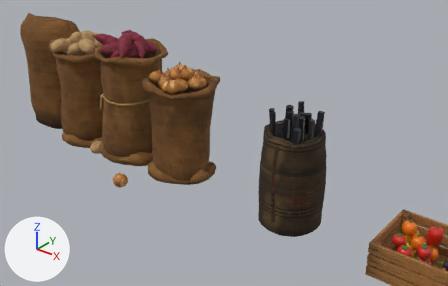
Renders of the glTF model public/models/produce.glb from each side of a commit.
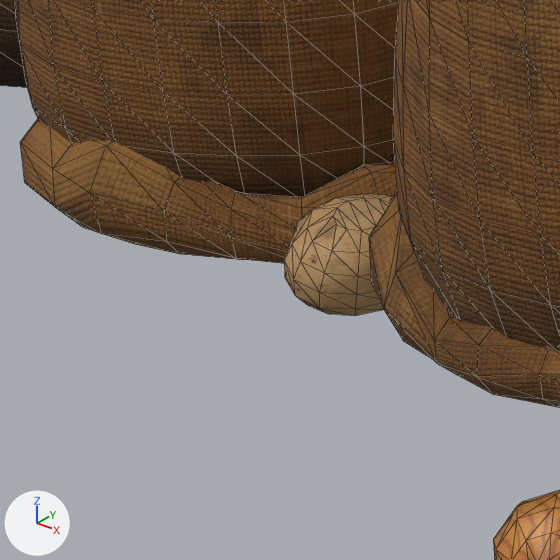
Each version appears first from a camera (50 mm lens) standing at (2.662, -2.381, 1.8) and looking at (0.376, 0.477, 0.028), and next in a close-up on the part from 13% to 27% of the width and 42% to 63% of the height. The lights are fixed; the arrows at lower left show +X, +Y and +Z. The first two pictures are the older version. The close-ups show mesh edges as thin lines. Where no turn or scale is listed for an object, it has been applied to the vertices. Vertices at exactly the same position are counted once.

Script lines for the objects in view, before the commit:
```python
me_producesack0 = bpy.data.meshes.new('ProduceSack0')
me_producesack0.from_pydata(...)  # 528 vertices, 1008 faces; spans x -0.655..-0.205, y -0.161..0.255, z 0.0..0.656
me_producesack0.materials.append(mat_producesackpotato)
me_producesackempty0 = bpy.data.meshes.new('ProduceSackEmpty0')
me_producesackempty0.from_pydata(...)  # 240 vertices, 454 faces; spans x -0.6..-0.202, y -0.171..0.24, z 0.004..0.11
me_producesackempty0.materials.append(mat_producesackempty)
me_producesackempty1 = bpy.data.meshes.new('ProduceSackEmpty1')
me_producesackempty1.from_pydata(...)  # 240 vertices, 454 faces; spans x -0.216..0.222, y -0.151..0.251, z 0.003..0.104
me_producesackempty1.materials.append(mat_producesackempty)
me_tuberpotato11 = bpy.data.meshes.new('Tuberpotato11')
me_tuberpotato11.from_pydata(...)  # 84 vertices, 164 faces; spans x -0.0564..0.0645, y -0.0446..0.0453, z -0.04..0.0381
me_tuberpotato11.materials.append(mat_producetuber)
ob_produceloose0 = bpy.data.objects.new('ProduceLoose0', me_tuberpotato11)
ob_produceloose0.parent = ob_producesacks
ob_produceloose0.location = (-0.207, -0.085, 0.034)
ob_produceloose0.rotation_euler = (0.25, 0.0, 1.45)  # degrees (14, 0, 83)
ob_produceloose0.scale = (0.965, 0.965, 0.965)
ob_producesack0 = bpy.data.objects.new('ProduceSack0', me_producesack0)
ob_producesack0.location = (0.0, 0.0, 0.0)
ob_producesackempty0 = bpy.data.objects.new('ProduceSackEmpty0', me_producesackempty0)
ob_producesackempty0.location = (0.0, 0.0, 0.0)
ob_producesackempty1 = bpy.data.objects.new('ProduceSackEmpty1', me_producesackempty1)
ob_producesackempty1.location = (0.0, 0.0, 0.0)
# also in view: 'ProduceSackSealed' at (-0.787, 0.085, 0.379); 'ProduceLooseOnion' at (0.237, -0.311, 0.043); 'ProduceSack1' at (-0.002, 0.044, 0.359)
```
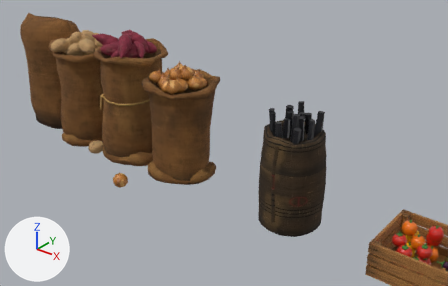
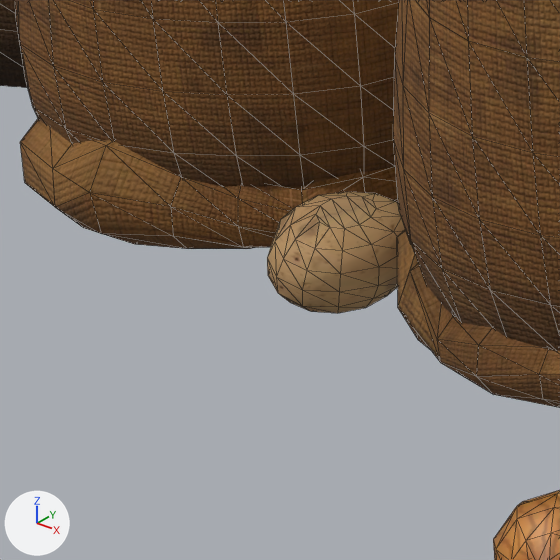
Changed parts and their boxes [x1, y1, x2, y2] in the close-ups (560 x 560 px; the box of a moved part takes in the faces that stretch with it):
'ProduceSackEmpty0', reshaped (10% shorter)
    before: [20, 119, 397, 263]
    after: [20, 119, 398, 249]
'ProduceLoose0', moved
    before: [284, 194, 394, 316]
    after: [267, 192, 405, 313]
'ProduceSackEmpty1', reshaped
    before: [369, 193, 560, 408]
    after: [397, 229, 560, 408]
part 1 of me_producesackempty0, moved or reshaped
    before: [363, 162, 397, 196]
    after: [362, 168, 398, 202]
part 2 of me_producesackempty0, moved or reshaped
    before: [302, 165, 378, 218]
    after: [302, 172, 365, 203]
part 3 of me_producesackempty0, moved or reshaped
    before: [231, 192, 302, 263]
    after: [238, 185, 303, 249]
part 4 of me_producesackempty0, moved or reshaped
    before: [90, 141, 241, 260]
    after: [90, 141, 249, 249]
part 5 of me_producesackempty1, moved or reshaped
    before: [434, 316, 493, 394]
    after: [437, 317, 493, 394]
part 6 of me_producesackempty1, moved or reshaped
    before: [384, 261, 453, 363]
    after: [398, 266, 454, 363]
part 7 of me_producesackempty1, moved or reshaped
    before: [369, 211, 418, 309]
    after: [397, 230, 419, 306]
part 8 of me_producesackempty1, moved or reshaped (not visible afterwards)
    before: [370, 193, 399, 236]

Patch to the scene script:
```diff
--- a/public/models/produce.glb.py
+++ b/public/models/produce.glb.py
@@ me_producesackempty0 @@
 # used by ob_producesackempty0; location = (0.0, 0.0, 0.0)
-me_producesackempty0.from_pydata(...)  # 240 vertices, 454 faces; spans x -0.6..-0.202, y -0.171..0.24, z 0.004..0.11
+me_producesackempty0.from_pydata(...)  # 240 vertices, 454 faces; spans x -0.6..-0.214, y -0.171..0.24, z 0.004..0.11
+# me_producesackempty0 part 1: all 10 vertices in x -0.303..-0.204, y -0.003..0.016, z 0.011..0.066 are moved by (-0.027, 0.005, 0.0)
+# me_producesackempty0 part 2: 10 of the vertices in x -0.322..-0.25, y -0.098..-0.036, z 0.009..0.057 are moved by (-0.023, 0.02, 0.0)
+# me_producesackempty0 part 3: all 10 vertices in x -0.347..-0.295, y -0.125..-0.05, z 0.009..0.062 are moved by (-0.01, 0.015, 0.0)
+# me_producesackempty0 part 4: all 10 vertices in x -0.373..-0.341, y -0.146..-0.055, z 0.009..0.065 are moved by (-0.003, 0.008, 0.0)
+# other edits to the shape of me_producesackempty0 do not show in these pictures
 me_producesackempty0.materials.append(mat_producesackempty)
@@ me_producesackempty1 @@
 # used by ob_producesackempty1; location = (0.0, 0.0, 0.0)
-me_producesackempty1.from_pydata(...)  # 240 vertices, 454 faces; spans x -0.216..0.222, y -0.151..0.251, z 0.003..0.104
+me_producesackempty1.from_pydata(...)  # 240 vertices, 454 faces; spans x -0.206..0.222, y -0.151..0.251, z 0.003..0.104
+# me_producesackempty1 part 5: all 10 vertices in x -0.064..-0.033, y -0.144..-0.056, z 0.006..0.051 are moved by (0.001, 0.002, 0.0)
+# me_producesackempty1 part 6: 10 of the vertices in x -0.121..-0.058, y -0.138..-0.044, z 0.003..0.077 are moved by (0.005, 0.008, 0.0)
+# me_producesackempty1 part 7: 10 of the vertices in x -0.17..-0.078, y -0.107..-0.027, z 0.006..0.09 are moved by (0.015, 0.013, 0.0)
+# me_producesackempty1 part 8: 10 of the vertices in x -0.207..-0.096, y -0.06..-0.006, z 0.006..0.091 are moved by (0.029, 0.014, 0.0)
+# other edits to the shape of me_producesackempty1 do not show in these pictures
 me_producesackempty1.materials.append(mat_producesackempty)
@@ ob_produceloose0 @@
 ob_produceloose0.parent = ob_producesacks
-ob_produceloose0.location = (-0.207, -0.085, 0.034)
+ob_produceloose0.location = (-0.219, -0.09, 0.034)
 ob_produceloose0.rotation_euler = (0.25, 0.0, 1.45)  # degrees (14, 0, 83)
```
